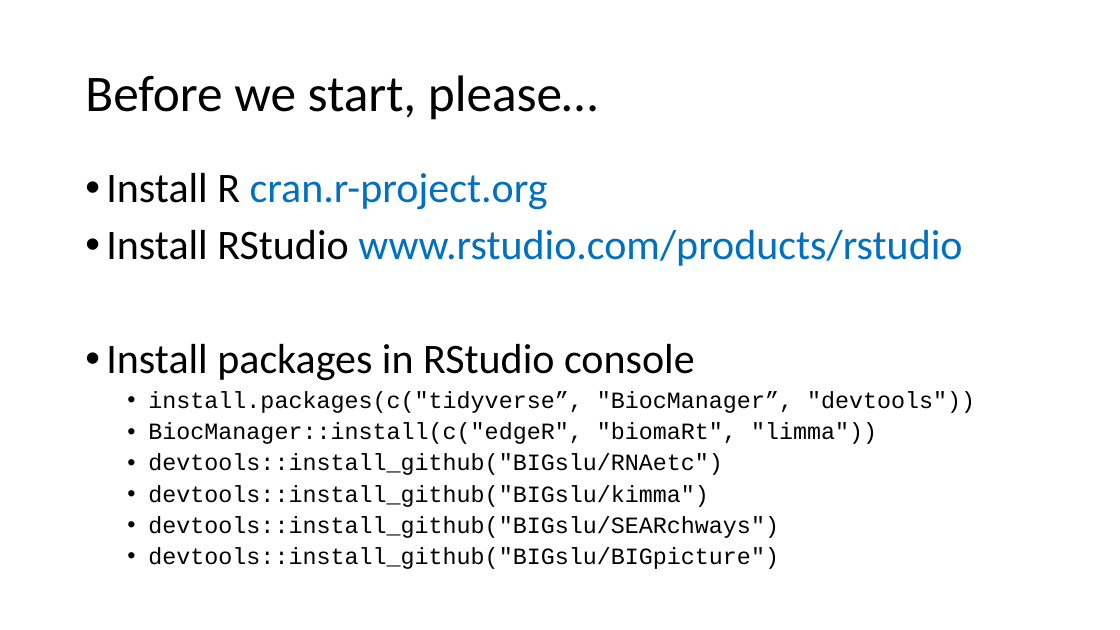
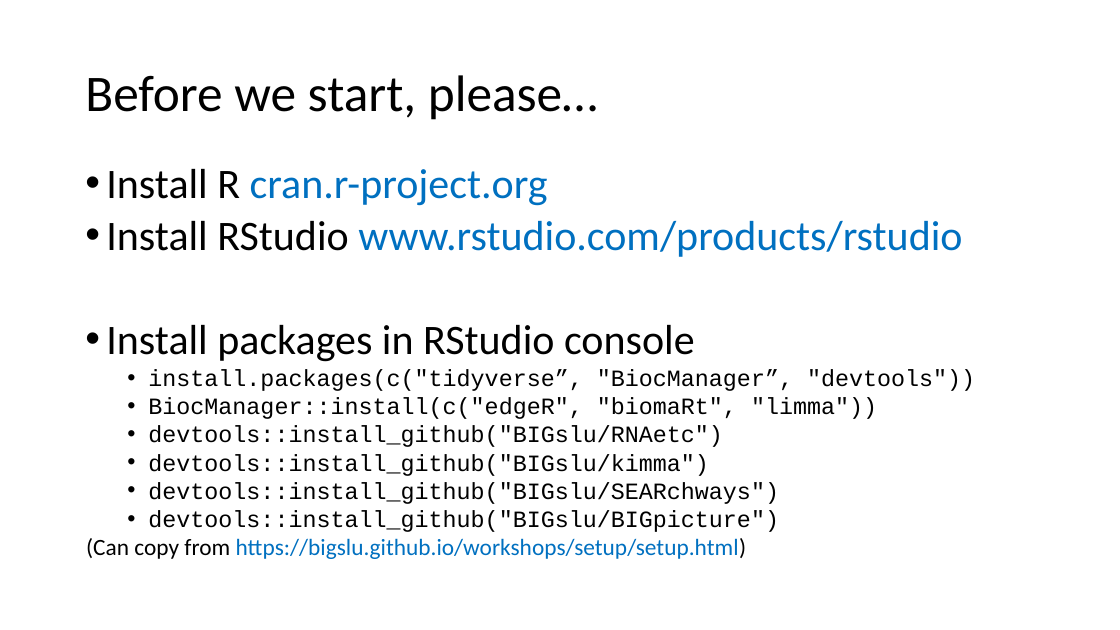
Before and after one commit to BIGslu/workshops, a slide deck: slide 1 of 2023.01.30_RNAseq.i4TB/welcome.pptx. Drawn at 1120x630 pixels with LibreOffice and Linux fonts; fonts in the diff are those of the drawing. Boxes give left, top, right and bottom in pixels: in the first picture for what was removed or moved away, otherwise in the second. Text is boxed around its words. In the diff, an @@ line names an element or a change of style, - is before the commit and + after.

```diff
--- a/2023.01.30_RNAseq.i4TB/welcome.pptx
+++ b/2023.01.30_RNAseq.i4TB/welcome.pptx
@@ text at [106,169,975,532]: line spacing 0.9 to 0.8 @@
@@ text at [86,538,746,559]: paragraph added @@
+  (Can copy from https://bigslu.github.io/workshops/setup/setup.html)
```
